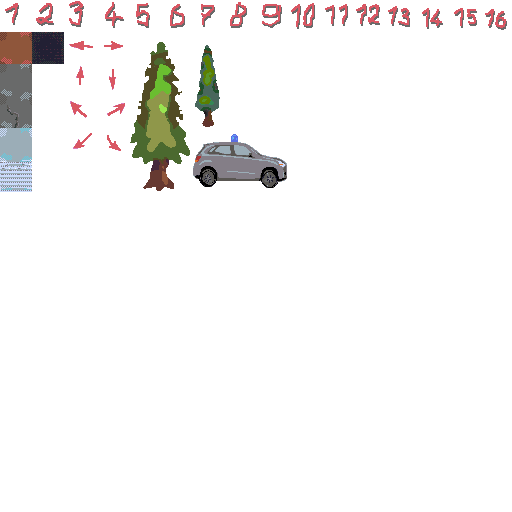
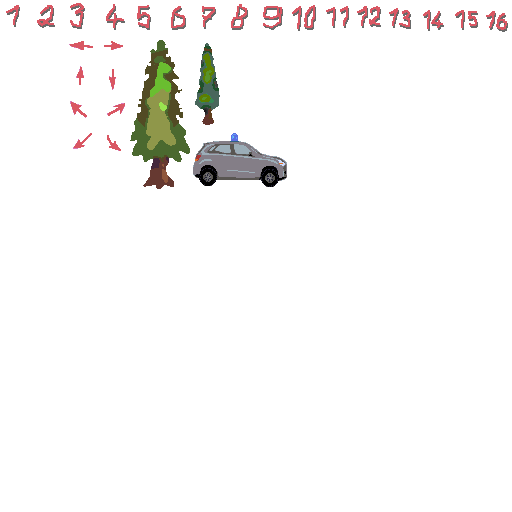
Revision of a layered w=512, h=512 image; what changed, layer by layer:
pixels changed over [0, 1, 508, 192] (layer not identified)
